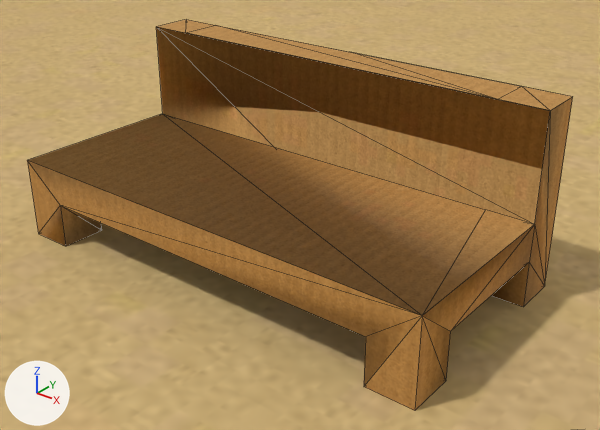
Two versions of the COLLADA model firsthouse.dae, one commit apart.
The view is the same before and after, from a 50 mm lens placed at (2.584, 0.436, 1.354), pointed at (1.364, 1.96, 0.409). The axes (+X, +Y, +Z) are drawn at lower left. The lights are the same throughout. Mesh edges are drawn as thin lines. Where no turn or scale is listed for an object, it has been applied to the vertices.

Script lines for the objects in view, before the commit:
```python
me_shell = bpy.data.meshes.new('Shell')
me_shell.from_pydata(...)  # 16 vertices, 28 faces; spans x 0.0..12.07, y 0.0..11.89, z 0.0..3.05
me_shell.materials.append(mat_chipboard)  # picture img_chipboard_jpg
me_sketchup = bpy.data.meshes.new('SketchUp')
me_sketchup.from_pydata(...)  # 51 vertices, 98 faces; spans x 0.65..1.92, y 1.64..2.275, z 0.254..0.762
me_sketchup.materials.append(mat_cardboard)  # picture img_cardboard_jpg
ob_shell = bpy.data.objects.new('Shell', me_shell)
ob_shell.location = (-4.511, -4.42, 0.0)
ob_sketchup = bpy.data.objects.new('SketchUp', me_sketchup)
ob_sketchup.location = (0.0, 0.0, 0.0)
```
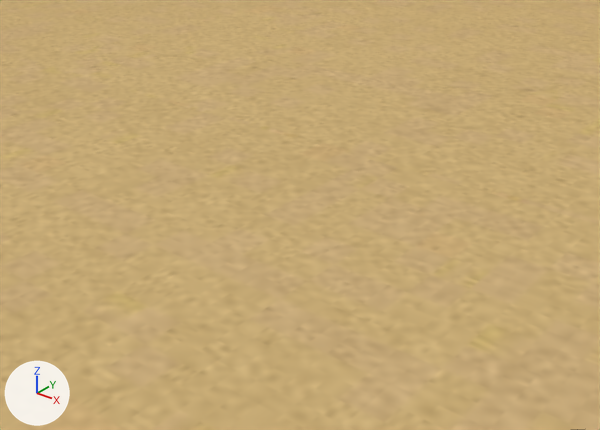
What the commit changed:
Object 'SketchUp' (ob_sketchup) now shows nothing instead of me_sketchup.

Where the change shows, as pixel boxes [x1, y1, x2, y2] in the pictures (600 x 430 px):
'SketchUp', no longer drawn (brown): before [27, 19, 573, 411]
